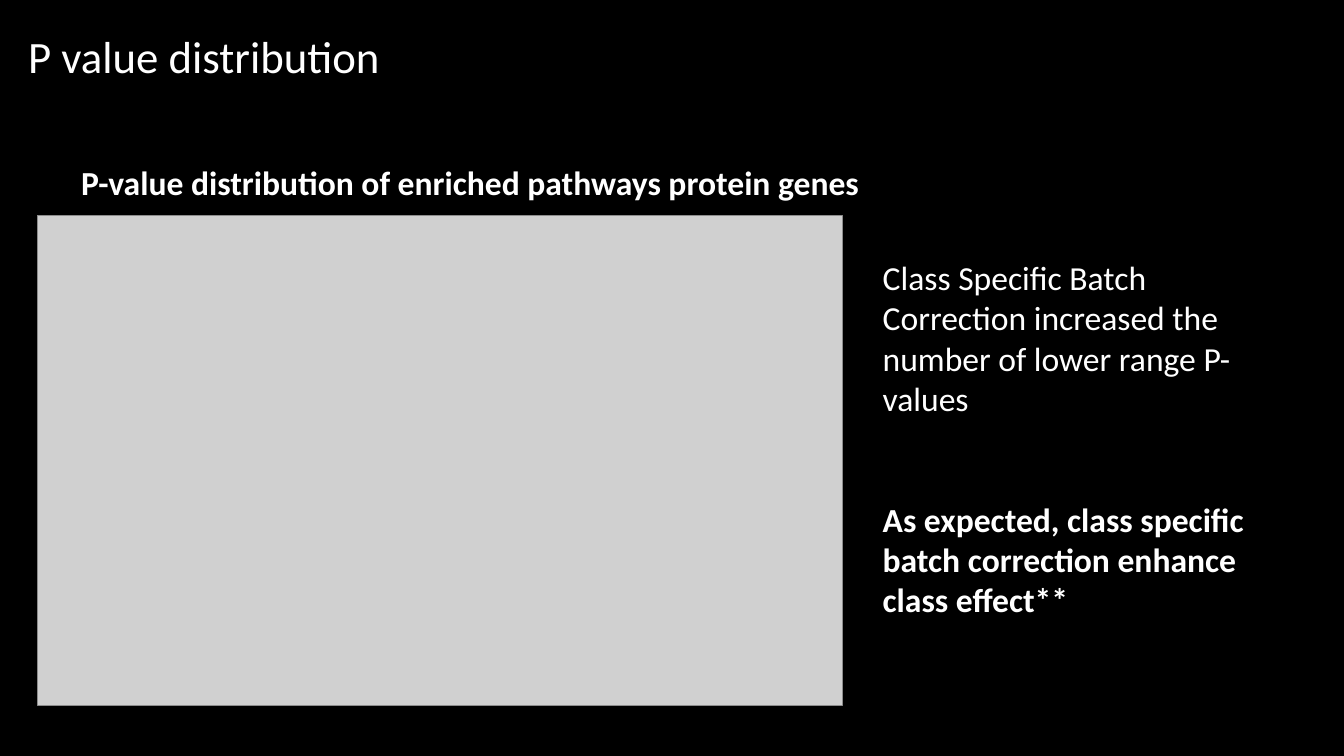
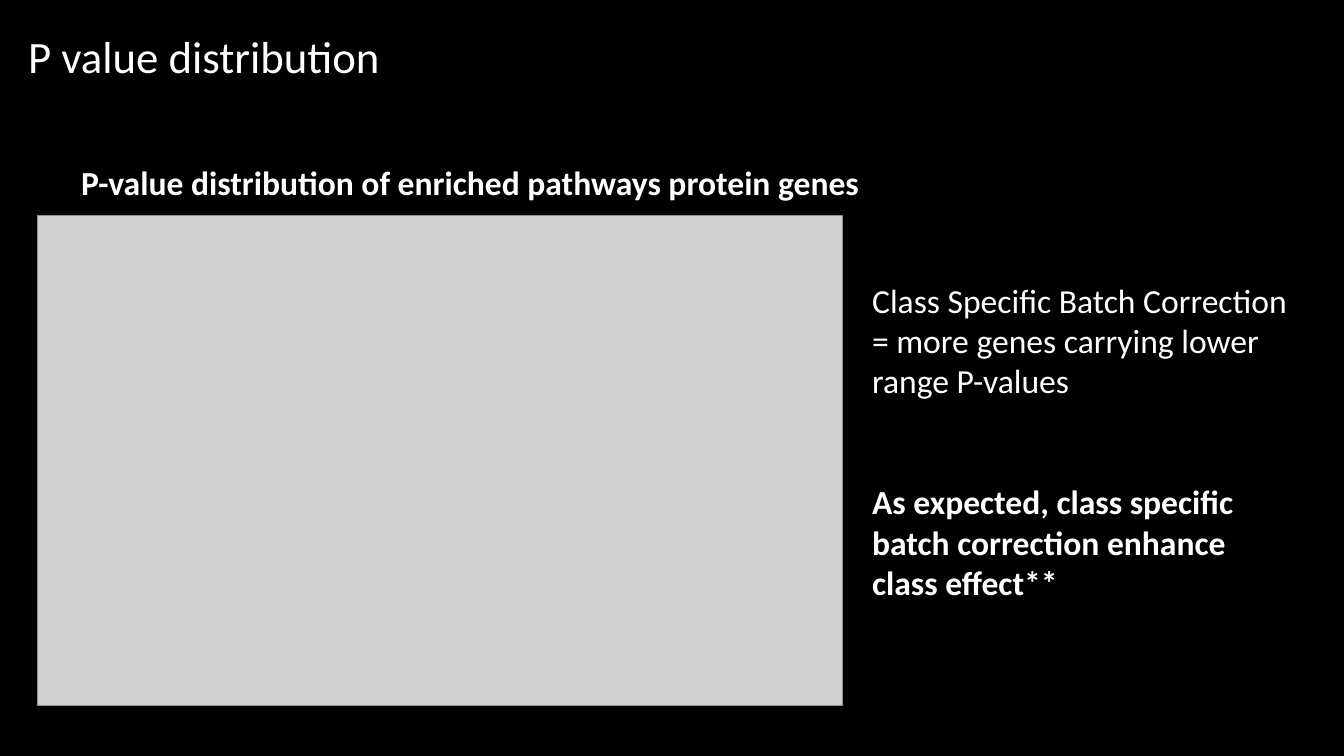
Before and after one commit to kaipengl/researchexperiencebs9001, a slide deck: slide 24 of Results Deck.pptx (slide 22 before the commit). Drawn at 1344x756 pixels with LibreOffice and Linux fonts; fonts in the diff are those of the drawing; grey boxes stand for pictures. Boxes give left, top, right and bottom in pixels: in the first picture for what was removed or moved away, otherwise in the second. Text is boxed around its words. In the diff, an @@ line names an element or a change of style, - is before the commit and + after.

```diff
--- a/Results Deck.pptx
+++ b/Results Deck.pptx
@@ text "Class Specific Batch Correction = ..." moved from (x1=883, y1=266, x2=1243, y2=613) to (x1=872, y1=289, x2=1287, y2=596) @@
@@ text at (x1=872, y1=289, x2=1287, y2=399): text changed @@
-Class Specific Batch Correction increased the number of lower range P-values
+Class Specific Batch Correction = more genes carrying lower range P-values
```
Also in this commit, not shown: 6 other slides changed, 1 slide added, 5 slides removed, 5 other files.
